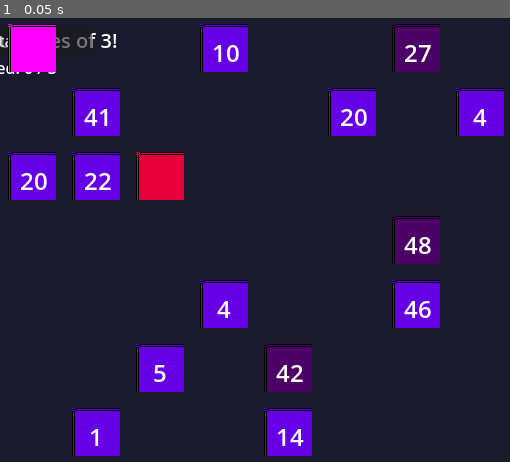
Above: before the commit, frame 1.
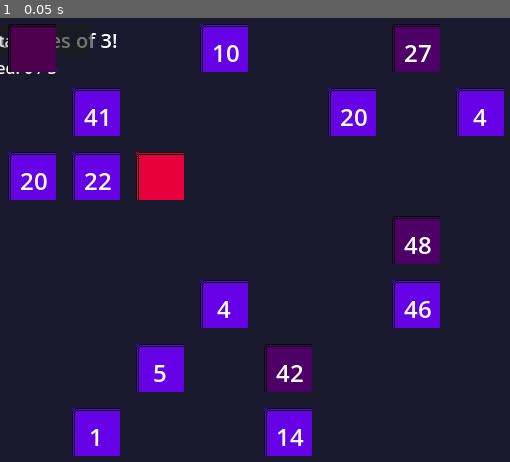
Above: after the commit, the same moment.

Repository: dcchuck/numbernauts
Game: Godot game, scene res://scenes/Main.tscn
Same seed, same stepped clock (60 frames per second), same inputs: the game is played once before the commit and once after it.
Inputs:
- Up to frame 1 (0.05 s): no input

The runs differ from the first frame. In frame 1, 0.9% of the frame differs, in the area x 1-11%, y 1-13%.

Commit message:
update gitignore

Diff:
--- a/project/project.godot
+++ b/project/project.godot
@@ -12,14 +12,10 @@
 
 config/name="Numbernauts"
 run/main_scene="res://scenes/Main.tscn"
-config/features=PackedStringArray("4.3", "Forward Plus")
+config/features=PackedStringArray("4.5", "Forward Plus")
 
 [display]
 
 window/size/viewport_width=512
 window/size/viewport_height=512
 window/size/resizable=false
-
-[rendering]
-
-renderer/rendering_method="forward_plus"
--- a/project/scenes/Main.tscn
+++ b/project/scenes/Main.tscn
@@ -4,6 +4,9 @@
 
 [node name="Main" type="Node2D"]
 script = ExtResource("1_m8j5v")
+
+[node name="Camera2D" type="Camera2D" parent="."]
+position = Vector2(256, 256)
 
 [node name="Background" type="ColorRect" parent="."]
 anchors_preset = 15
--- a/project/scenes/Player.tscn
+++ b/project/scenes/Player.tscn
@@ -9,5 +9,6 @@
 script = ExtResource("1_player")
 
 [node name="Sprite2D" type="Sprite2D" parent="."]
+modulate = Color(0.3, 1, 0.3, 1)
 texture = SubResource("PlaceholderTexture2D_1")
 centered = true
Not shown, added: project/scripts/enemy.gd.uid
Not shown, added: project/scripts/main.gd.uid
Not shown, added: project/scripts/number_planet.gd.uid
Not shown, added: project/scripts/player.gd.uid
Not shown, added: project/scripts/ui.gd.uid
Not shown, added: .gitignore
Not shown, added: docs/plans/2025-12-27-numbernauts-prototype-design.md
Not shown, added: docs/plans/2025-12-27-prototype-completion-report.md
